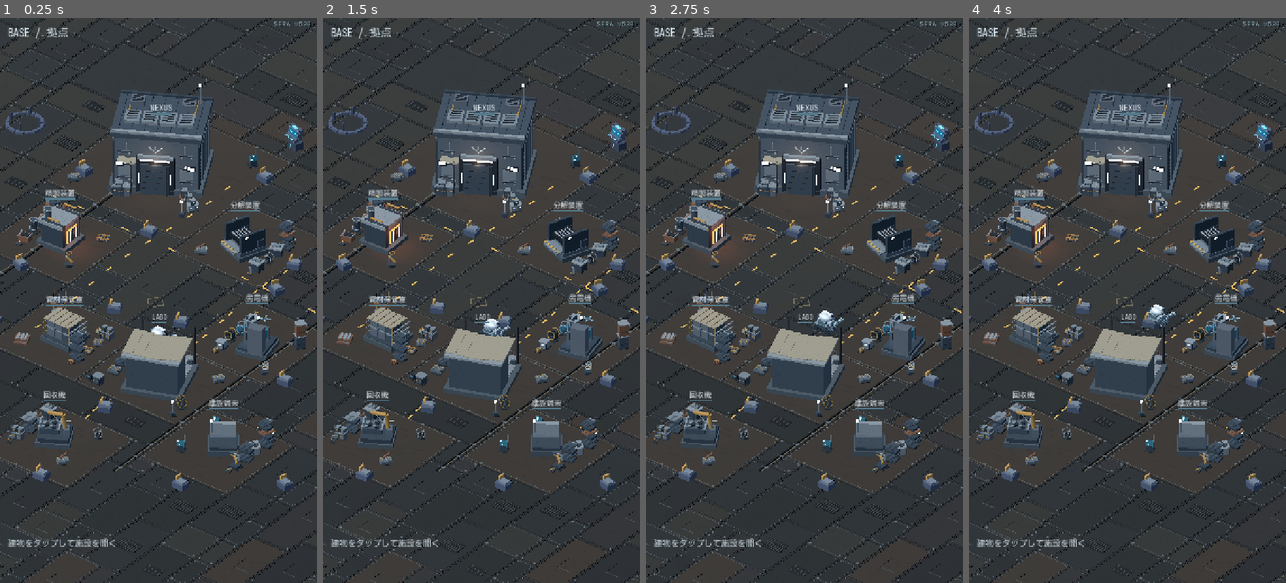
Above: before the commit, frames 1-4 (left to right).
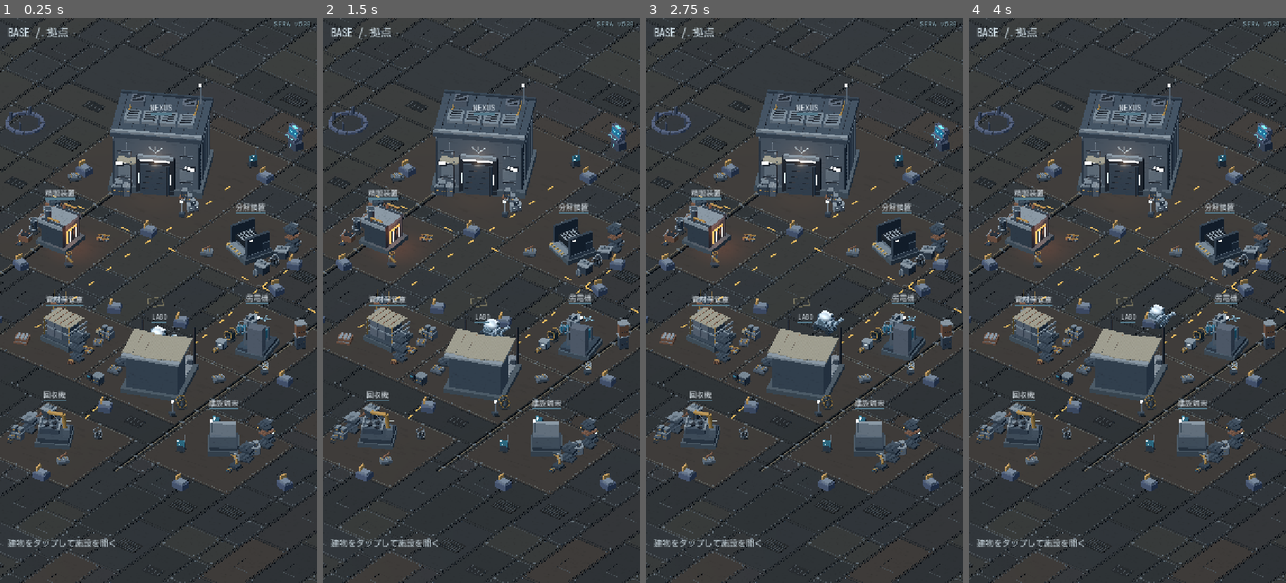
Above: after the commit, the same moments.

Repository: shejklgaia-png/-
Game: Godot game, scene res://scenes/base_exploration.tscn
The game is run twice, just before and just after one commit, with the same random seed, the same clock (stepped at 60 frames per second) and the same inputs.
Inputs (mouse positions are in pixels of both pictures, inside the frame that each line leads up to):
- Up to frame 1 (0.25 s): no input
- Up to frame 2 (1.5 s): tap Enter at 0.5 s; move the mouse to (551, 272) at 0.52 s; hold Right (ui_right) 0.53-1.25 s; tap G at 0.6 s; click (551, 272) at 0.67 s; tap Space at 0.77 s; drag from (418, 328) to (465, 413) at 1.27 s
- Up to frame 3 (2.75 s): tap Space at 2 s; move the mouse to (836, 176) at 2.02 s; hold Right (ui_right) from 2.03 s (still down); tap J at 2.1 s
- Up to frame 4 (4 s): release Right (ui_right) at 2.75 s; drag from (1111, 413) to (1032, 215) at 2.77 s; move the mouse to (1222, 385) at 3.52 s; hold Left (ui_left) from 3.53 s (still down); tap Shift at 3.6 s; tap Space at 3.77 s

The runs differ from the first frame. In frame 1, 1.3% of the frame differs, in the area x 61-96%, y 32-46%; in frame 2, 1.3%; in frame 3, 1.3%; in frame 4, 1.3%.

Commit message:
fix: separate NEXUS and recycler projected touch rectangles while preserving inward headings

Diff:
--- a/scripts/base_facility_system.gd
+++ b/scripts/base_facility_system.gd
@@ -36,7 +36,7 @@
         "size": Vector3(2.35, 2.55, 2.25), "subtitle": "スクラップ収集"},
     {"id": "SMELTER", "name": "精製装置", "at": Vector3(-9.60, 0.0, -3.80),
         "size": Vector3(2.40, 2.85, 2.40), "subtitle": "素材の精製"},
-    {"id": "RECYCLER", "name": "分解装置", "at": Vector3(0.85, 0.0, -10.65),
+    {"id": "RECYCLER", "name": "分解装置", "at": Vector3(1.30, 0.0, -10.65),
         "size": Vector3(2.45, 2.55, 2.35), "subtitle": "不要素材の分解"},
     {"id": "GENERATOR", "name": "発電機", "at": Vector3(8.85, 0.0, -1.65),
         "size": Vector3(2.40, 3.10, 2.25), "subtitle": "拠点電力"},
